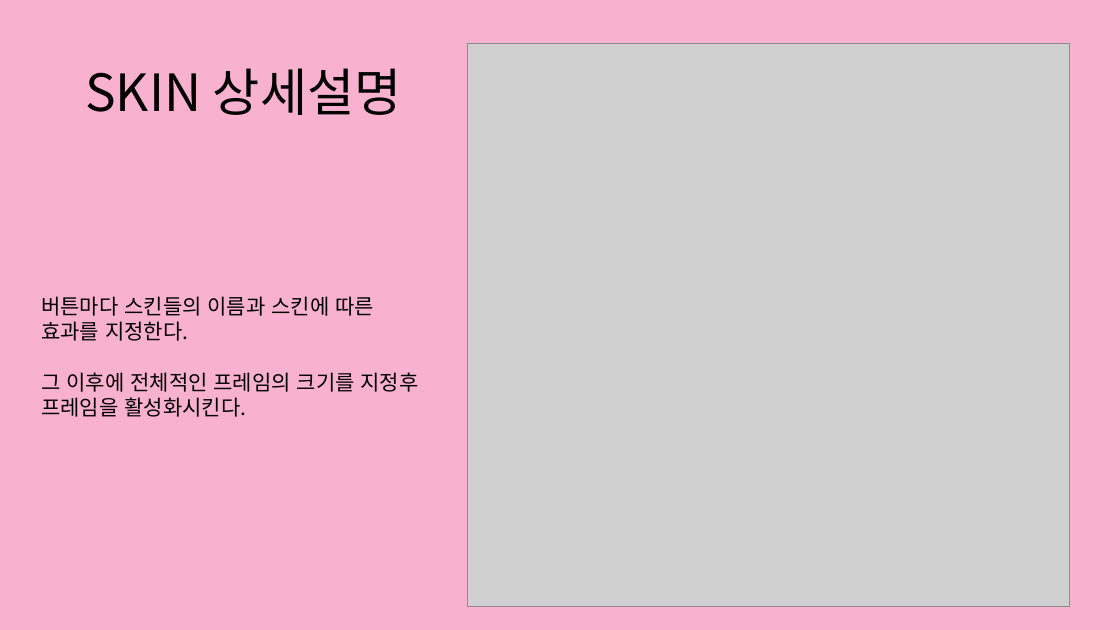
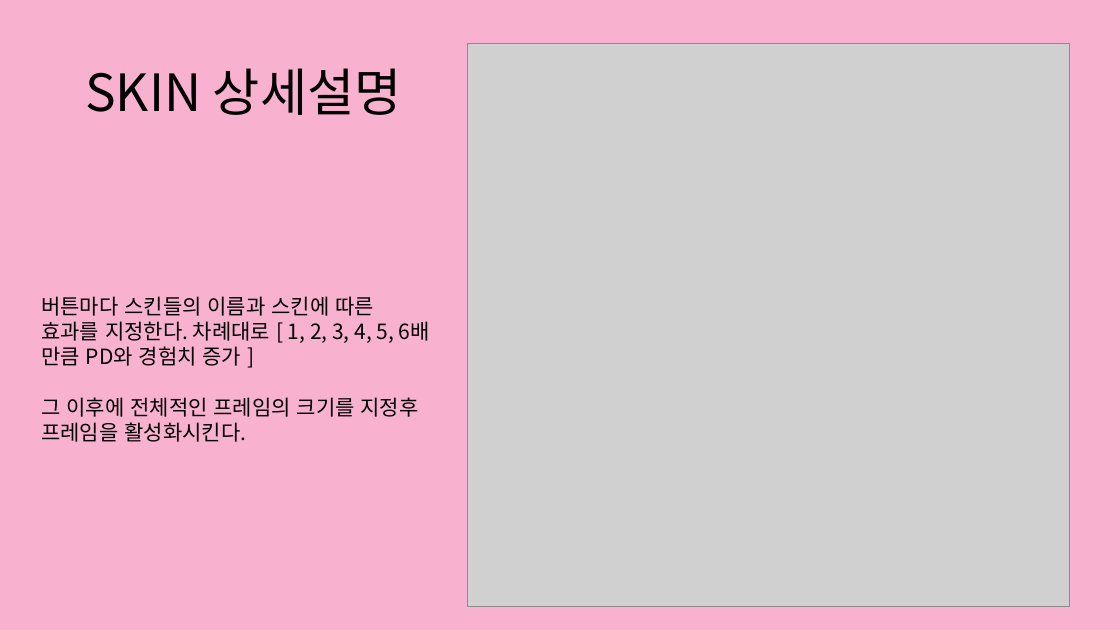
Before and after one commit to yongbin0228/TeamProject, a slide deck: slide 31 of 파댕이 키우기.pptx. Drawn at 1120x630 pixels with LibreOffice and Linux fonts; fonts in the diff are those of the drawing; grey boxes stand for pictures. Boxes give left, top, right and bottom in pixels: in the first picture for what was removed or moved away, otherwise in the second. Text is boxed around its words. In the diff, an @@ line names an element or a change of style, - is before the commit and + after.

```diff
--- a/파댕이 키우기.pptx
+++ b/파댕이 키우기.pptx
@@ text at [41, 296, 430, 366]: text changed @@
-버튼마다 스킨들의 이름과 스킨에 따른 효과를 지정한다.
+버튼마다 스킨들의 이름과 스킨에 따른 효과를 지정한다. 차례대로 [ 1, 2, 3, 4, 5, 6배 만큼 PD와 경험치 증가 ]
```
Also in this commit, not shown: 13 other slides changed.
